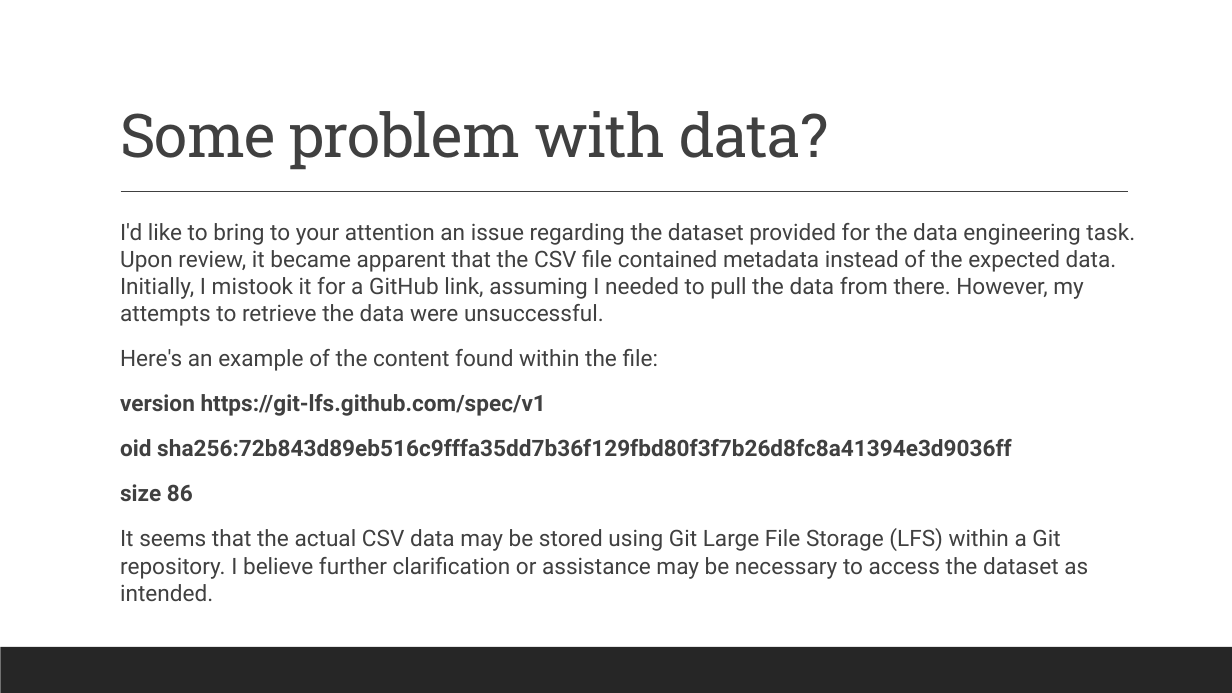
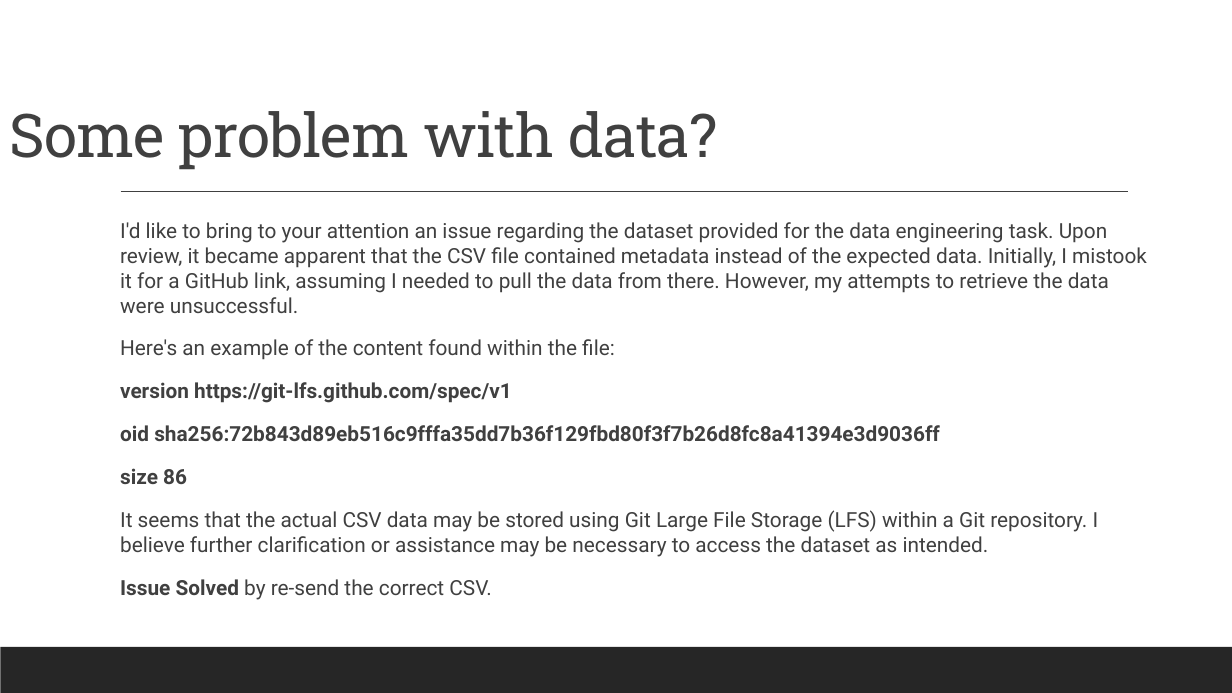
Before and after one commit to reykiza04/Perx_tech, a slide deck: slide 3 of Reyki Seprianza_explaination.pptx (slide 4 before the commit). Drawn at 1232x693 pixels with LibreOffice and Linux fonts; fonts in the diff are those of the drawing. Boxes give left, top, right and bottom in pixels: in the first picture for what was removed or moved away, otherwise in the second. Text is boxed around its words. In the diff, an @@ line names an element or a change of style, - is before the commit and + after.

```diff
--- a/Reyki Seprianza_explaination.pptx
+++ b/Reyki Seprianza_explaination.pptx
@@ title "Some problem with data?": place and size @@
-title "Some problem with data?" at [120, 111, 828, 170]
+title "Some problem with data?" at [9, 111, 717, 170]
@@ text at [120, 222, 1147, 557]: size 17.6 to 16.1 pt @@
@@ text at [120, 579, 491, 600]: paragraph added @@
+  Issue Solved by re-send the correct CSV.
```
Also in this commit, not shown: 11 other slides changed, 2 slides added, 8 other files.
